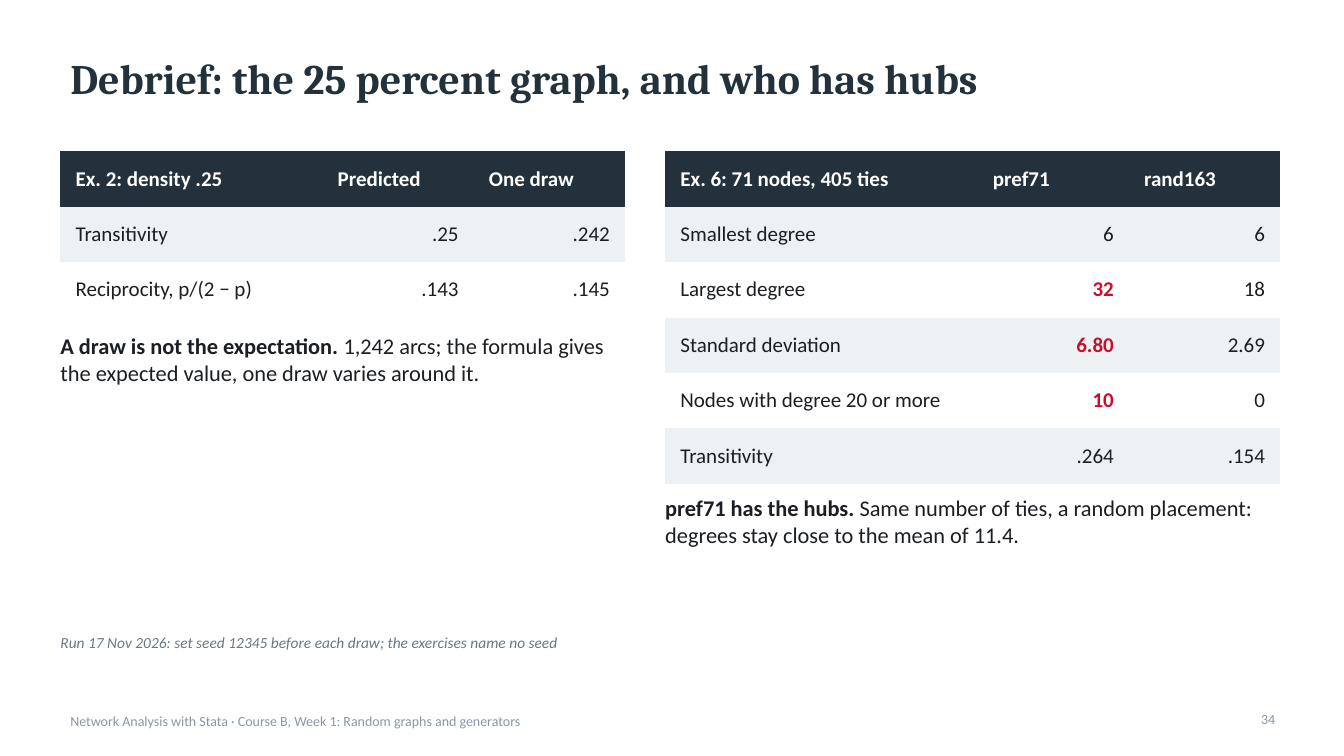
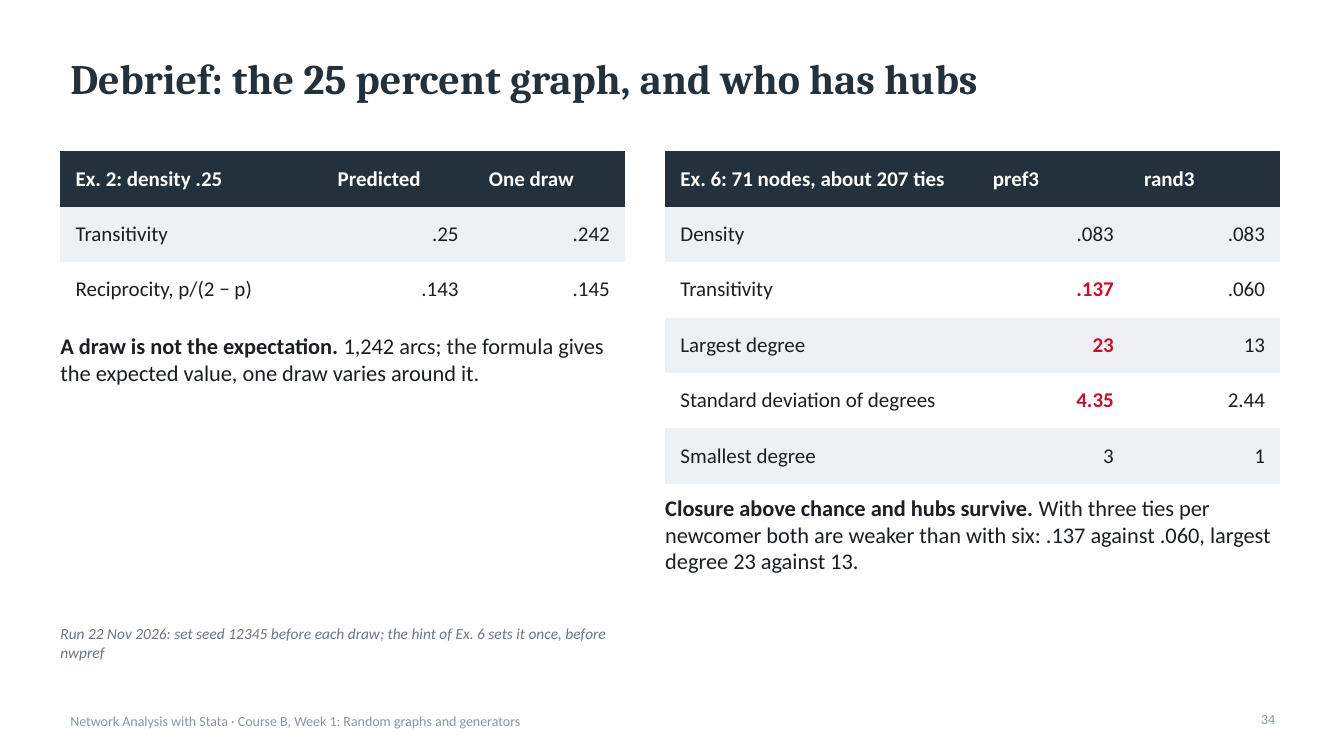
Before and after one commit to thomas-u-grund/nwcommands, a slide deck: slide 34 of website/book/teaching/slides/courseB_week01_random_graphs_generators.pptx. Drawn at 1344x756 pixels with LibreOffice and Linux fonts; fonts in the diff are those of the drawing. Boxes give left, top, right and bottom in pixels: in the first picture for what was removed or moved away, otherwise in the second. Text is boxed around its words. In the diff, an @@ line names an element or a change of style, - is before the commit and + after.

```diff
--- a/website/book/teaching/slides/courseB_week01_random_graphs_generators.pptx
+++ b/website/book/teaching/slides/courseB_week01_random_graphs_generators.pptx
@@ table at (665,151,1280,471) @@
-row 1: Ex. 6: 71 nodes, 405 ties | pref71 | rand163
+row 1: Ex. 6: 71 nodes, about 207 ties | pref3 | rand3
-row 2: Smallest degree | 6 | 6
+row 2: Density | .083 | .083
-row 3: Largest degree | 32 | 18
+row 3: Transitivity | .137 | .060
-row 4: Standard deviation | 6.80 | 2.69
+row 4: Largest degree | 23 | 13
-row 5: Nodes with degree 20 or more | 10 | 0
+row 5: Standard deviation of degrees | 4.35 | 2.44
-row 6: Transitivity | .264 | .154
+row 6: Smallest degree | 3 | 1
@@ text at (665,500,1271,573): text changed @@
-pref71 has the hubs. Same number of ties, a random placement: degrees stay close to the mean of 11.4.
+Closure above chance and hubs survive. With three ties per newcomer both are weaker than with six: .137 against .060, largest degree 23 against 13.
@@ text at (60,628,605,661): text changed @@
-Run 17 Nov 2026: set seed 12345 before each draw; the exercises name no seed
+Run 22 Nov 2026: set seed 12345 before each draw; the hint of Ex. 6 sets it once, before nwpref
```
Also in this commit, not shown: 11 other slides changed, 7 other files.
